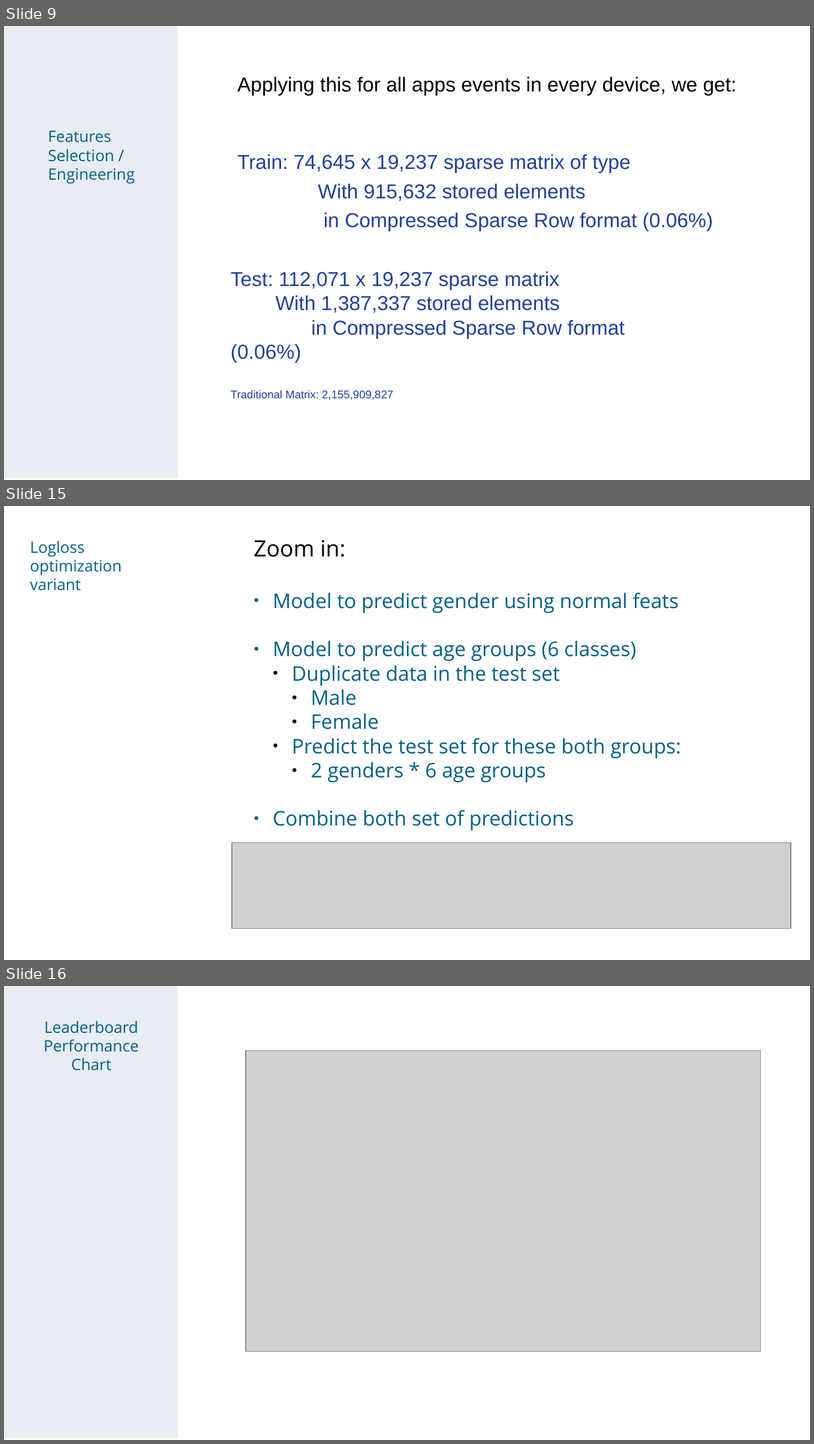
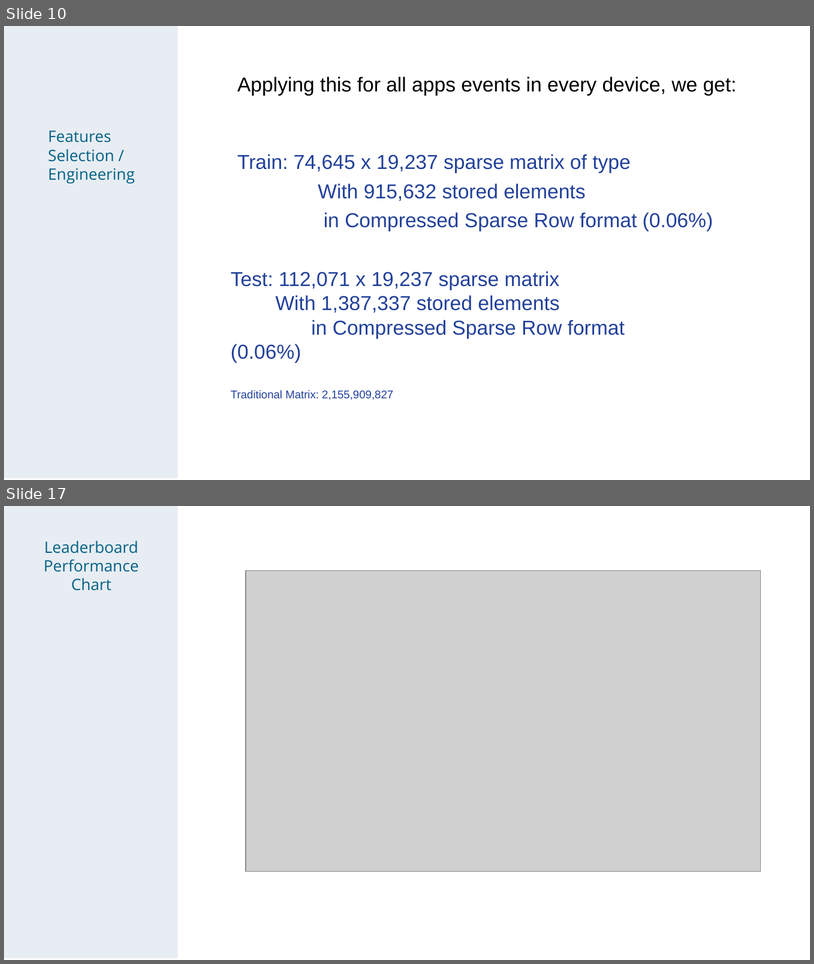
Before and after one commit to chechir/talking_data, a slide deck: brussels/deck_overview_detail.odp. Shown one above the other, each under a label of ours: slides 9, 15 and 16 before the commit, slides 10 and 17 after it; the slides between them are not shown. The pictures are 814x1444 and 814x964 pixels, drawn with LibreOffice and Linux fonts; fonts in the diff are those of the drawing; grey boxes stand for pictures. Boxes give left, top, right and bottom in pixels: in the first picture for what was removed or moved away, otherwise in the second. Text is boxed around its words. In the diff, an @@ line names an element or a change of style, - is before the commit and + after.

```diff
--- a/brussels/deck_overview_detail.odp
+++ b/brussels/deck_overview_detail.odp
@@ slide 15 removed at <box>4,506,810,960</box>, background #FFFFFF @@
@@ text removed at <box>30,541,122,591</box> @@
-Logloss optimization variant
@@ text removed at <box>254,540,681,830</box> @@
-Zoom in:
-● Model to predict gender using normal feats
-● Model to predict age groups (6 classes)
-  ● Duplicate data in the test set
-    ● Male
-    ● Female
-  ● Predict the test set for these both groups:
-    ● 2 genders * 6 age groups
-● Combine both set of predictions
@@ picture removed at <box>232,842,792,928</box> @@
@@ what was slide 9 is now slide 10 @@
@@ what was slide 16 is now slide 17 @@
```
Also in this commit, not shown: 9 slides changed, 2 slides added.
